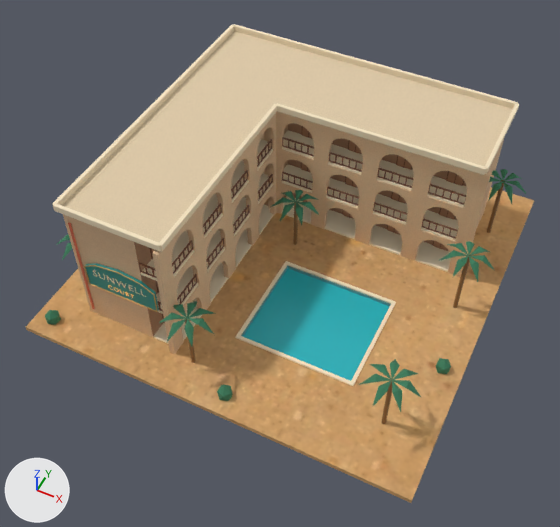
The glTF model game/assets/desert-dreams-3d/151-blender.glb: old version first, new version second.
Before and after are seen from a 50 mm camera at (17.7, -38.8, 47.5) aimed at (0.0, -3.4, 3.2). Lighting does not change. The marker at lower left points along +X, +Y and +Z. The picture after the commit comes second. Objects named as collision shapes, trigger or cutter boxes, shadow casters or lower levels of detail are left out. Vertices at exactly the same position are counted once.

Objects in the first picture: 'arched-pool-courtyard-resort foliage.002', 'arched-pool-courtyard-resort frame', 'arched-pool-courtyard-resort gallery_plaster • stucco', 'arched-pool-courtyard-resort office_trim', 'arched-pool-courtyard-resort office_wall • stucco', 'arched-pool-courtyard-resort pool_water', 'arched-pool-courtyard-resort roof • stucco', 'arched-pool-courtyard-resort sand • desert-sand', 'arched-pool-courtyard-resort sign_teal', 'arched-pool-courtyard-resort wood', 'arched-pool-courtyard-resort wood_light' and 4 more.
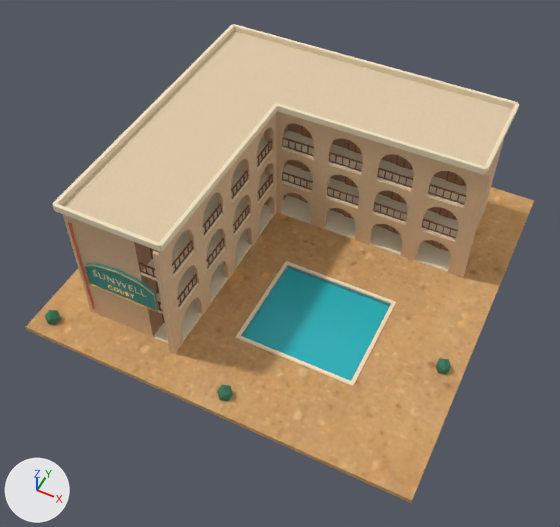
What differs and where, as boxes [x1, y1, x2, y2] in the pictures (560 x 527 px):
'arched-pool-courtyard-resort foliage.002', reshaped: before [45, 169, 526, 412]; after [45, 310, 451, 401]
'arched-pool-courtyard-resort frame', deleted: before [185, 180, 504, 424]
part 1 of me_faceted_palm_frond, deleted: before [57, 169, 526, 412]

The change in detail:
me_faceted_palm_frond is used by ob_arched_pool_courtyard_resort_foliage_002; location (0.0, 0.0, 0.0).
me_faceted_palm_frond had 347 vertices, 534 faces and spanned x -14.9..15.1, y -14.5..14.5, z 0.0..7.0.
me_faceted_palm_frond now has 144 vertices, 240 faces and spans x -14.5..14.5, y -14.5..14.5, z 0.0..1.5.
me_faceted_palm_frond part 1: 7 loose pieces with 203 vertices, spanning x -14.9..15.1, y -14.5..12.0, z 4.5..7.0, are deleted.
Object 'arched-pool-courtyard-resort frame' (ob_arched_pool_courtyard_resort_frame) is deleted.
